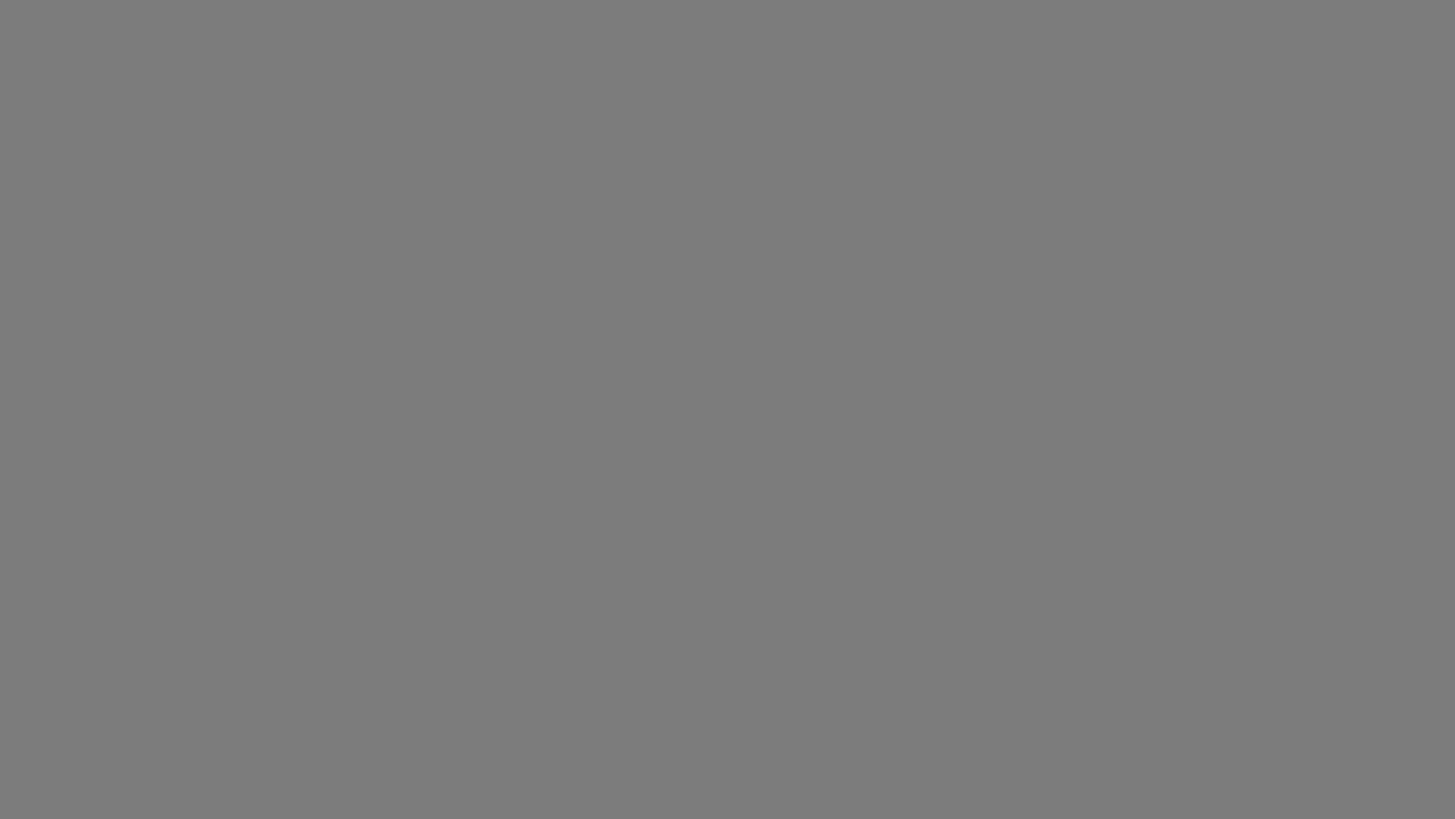
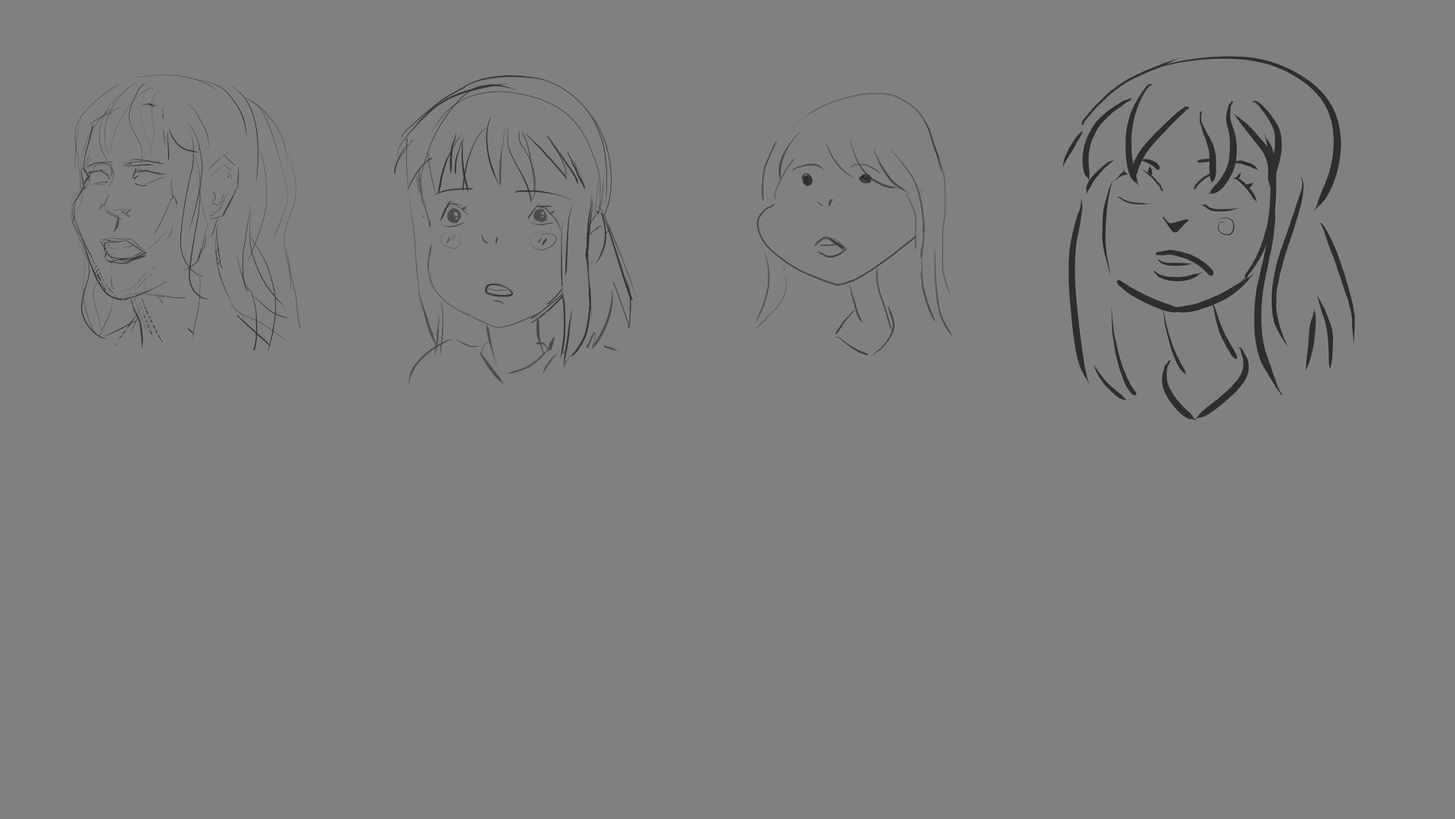
Layered file, before and after one edit (1455px x 819px). Changes by layer:
renamed "Paper" to "Layer 2", moved it above "Layer 1", painted on it over [0, 0, 1455, 819]
painted on "Layer 1" over [0, 0, 1455, 819]
